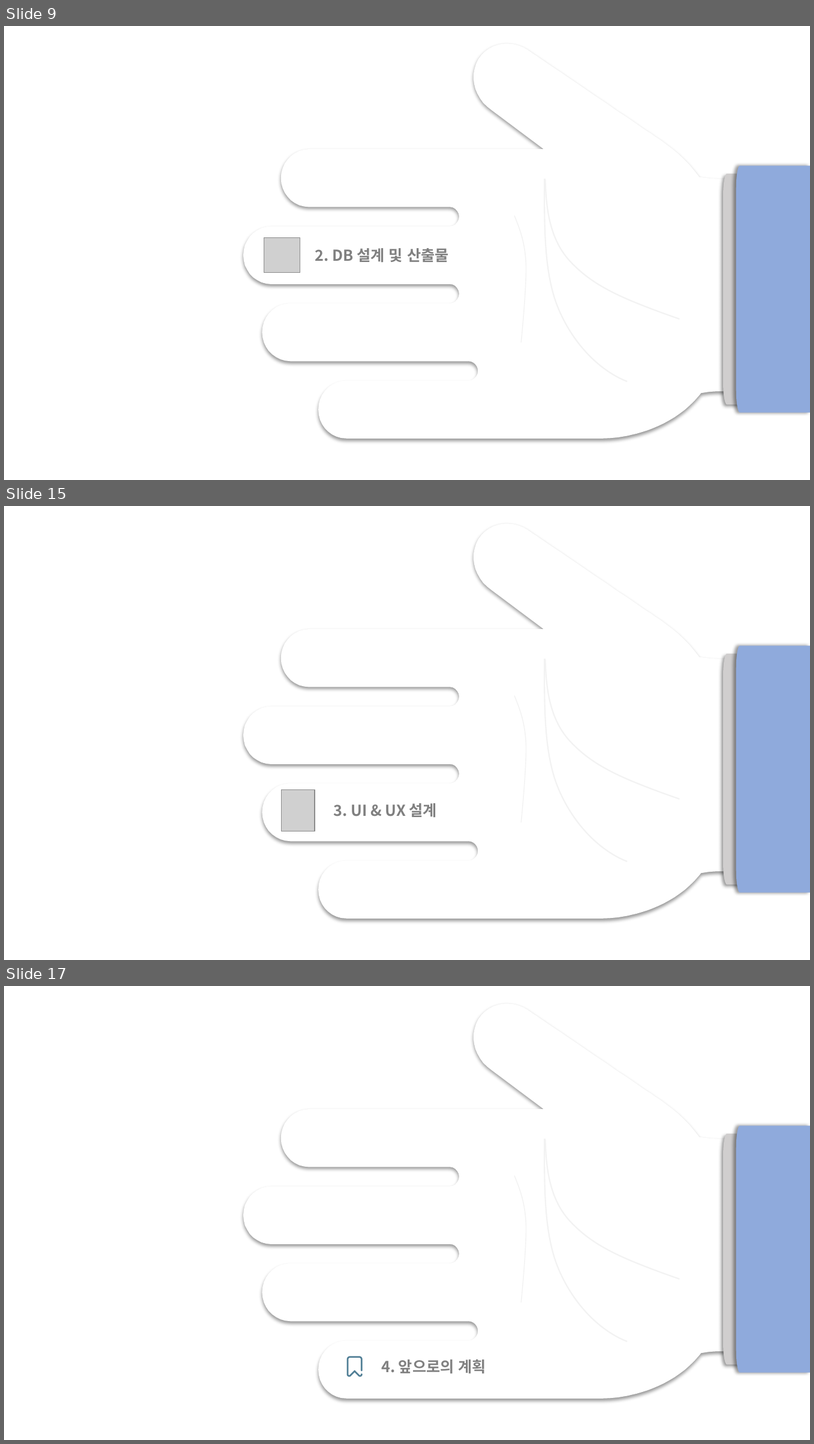
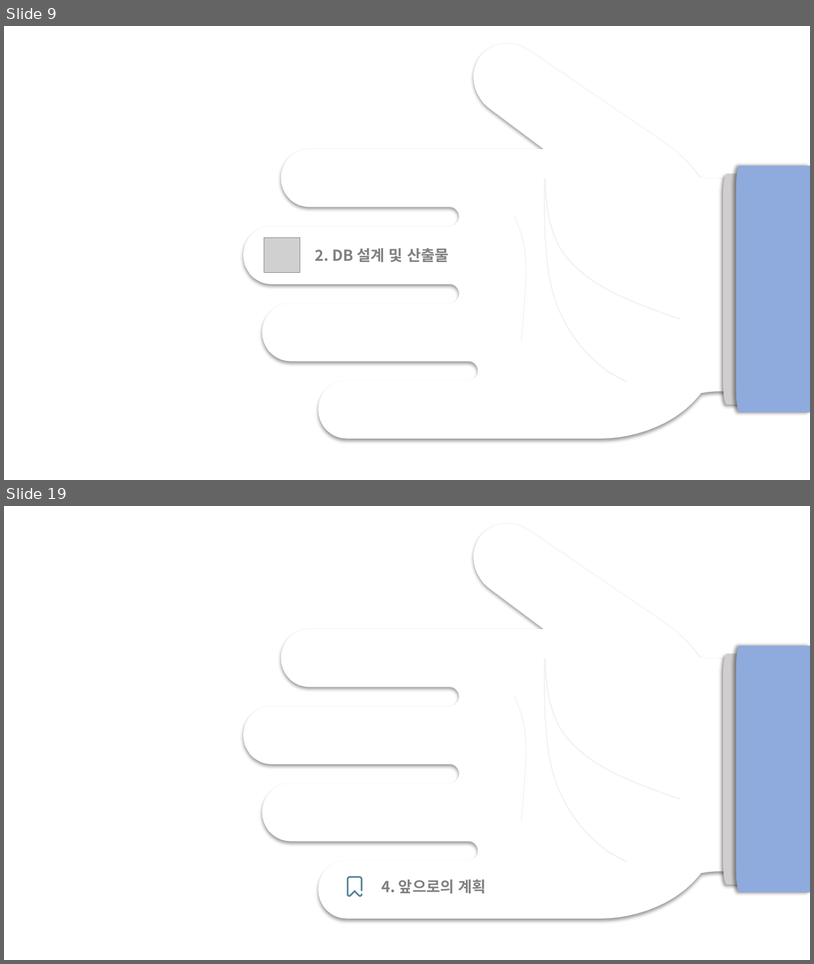
Before and after one commit to juhyeonjong2/EzenCompany, a slide deck: Documents/8. 발표/1. 중간발표/중간발표.pptx. Shown one above the other, each under a label of ours: slides 9, 15 and 17 before the commit, slides 9 and 19 after it; the slides between them are not shown. The pictures are 814x1444 and 814x964 pixels, drawn with LibreOffice and Linux fonts; fonts in the diff are those of the drawing; grey boxes stand for pictures. Boxes give left, top, right and bottom in pixels: in the first picture for what was removed or moved away, otherwise in the second. Text is boxed around its words. In the diff, an @@ line names an element or a change of style, - is before the commit and + after.

```diff
--- a/Documents/8. 발표/1. 중간발표/중간발표.pptx
+++ b/Documents/8. 발표/1. 중간발표/중간발표.pptx
@@ slide 15 removed at (x1=4, y1=506, x2=810, y2=960), background #FFFFFF @@
@@ freeform shape removed at (x1=243, y1=524, x2=810, y2=919) @@
@@ freeform shape removed at (x1=737, y1=646, x2=810, y2=892) @@
@@ freeform shape removed at (x1=545, y1=658, x2=628, y2=861) @@
@@ freeform shape removed at (x1=545, y1=658, x2=680, y2=799) @@
@@ freeform shape removed at (x1=724, y1=654, x2=798, y2=884) @@
@@ freeform shape removed at (x1=515, y1=696, x2=526, y2=822) @@
@@ picture removed at (x1=282, y1=789, x2=315, y2=831) @@
@@ text removed at (x1=334, y1=803, x2=437, y2=817) @@
-3. UI & UX 설계
@@ what was slide 17 is now slide 19 @@
```
Also in this commit, not shown: 12 slides changed, 6 slides added, 2 other slides removed.
